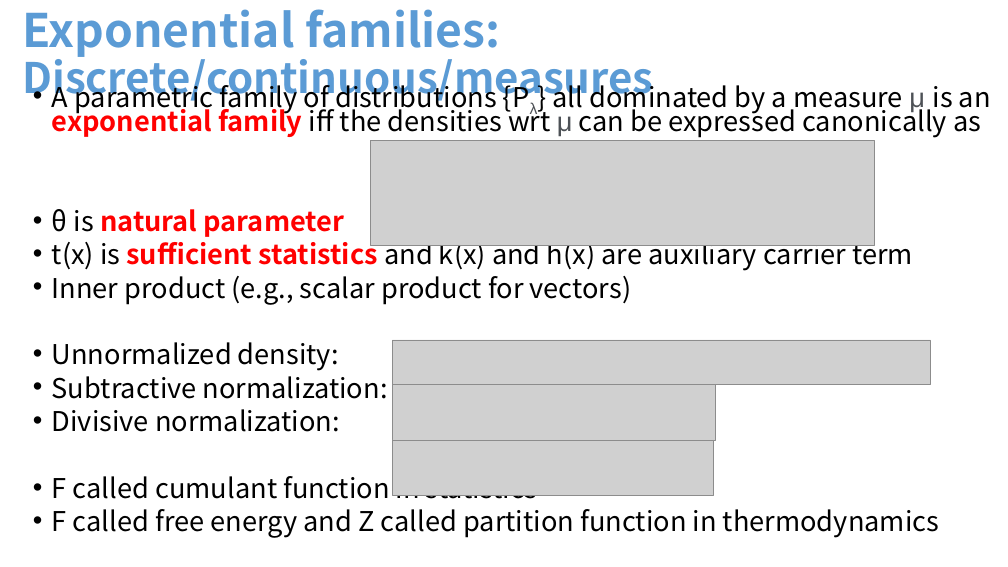
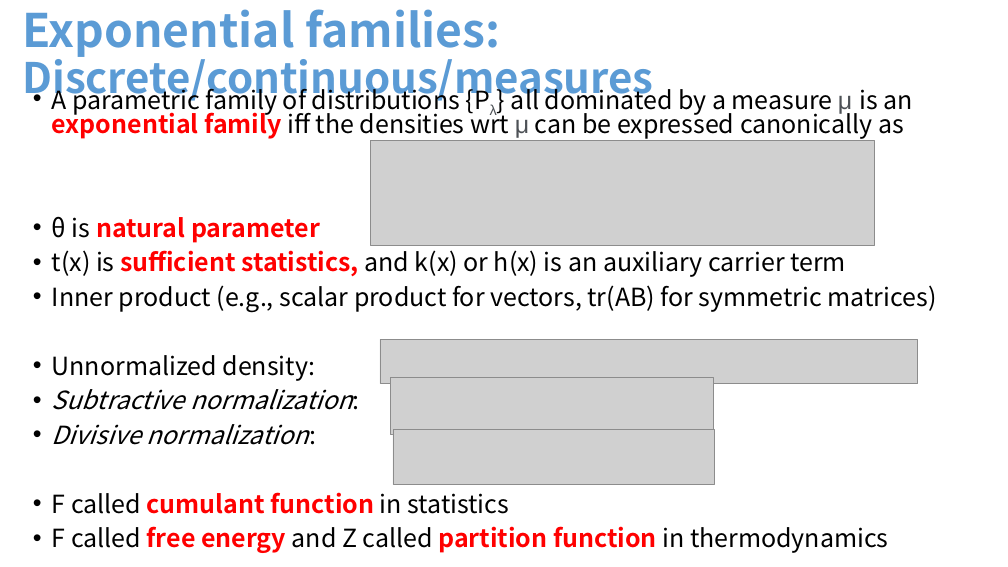
Before and after one commit to FrankNielsen/FrankNielsen.github.io, a slide deck: slide 5 of PPTX/DivergencesComparativeConvexity-FrankNIELSEN.pptx (slide 4 before the commit). Drawn at 1008x567 pixels with LibreOffice and Linux fonts; fonts in the diff are those of the drawing; grey boxes stand for pictures. Boxes give left, top, right and bottom in pixels: in the first picture for what was removed or moved away, otherwise in the second. Text is boxed around its words. In the diff, an @@ line names an element or a change of style, - is before the commit and + after.

```diff
--- a/PPTX/DivergencesComparativeConvexity-FrankNIELSEN.pptx
+++ b/PPTX/DivergencesComparativeConvexity-FrankNIELSEN.pptx
@@ text at [52,83,912,553]: size 25.9 to 23.8 pt in "A parametric family of distributions {Pλ} all ...", "θ is natural parameter", "Unnormalized density:", "Subtractive normalization:" and 3 more places; italic on in "Subtractive normalization:", "Divisive normalization:"; text colour #000000 to #FF0000, bold on in "cumulant function", "free energy partition function"; line spacing 0.7 to 0.8 @@
@@ text at [52,250,937,312]: text changed; size 25.9 to 23.8 pt @@
-• t(x) is sufficient statistics and k(x) and h(x) are auxiliary carrier term
-• Inner product (e.g., scalar product for vectors)
+• t(x) is sufficient statistics, and k(x) or h(x) is an auxiliary carrier term
+• Inner product (e.g., scalar product for vectors, tr(AB) for symmetric matrices)
@@ picture: place and size @@
-picture at [392,340,930,384]
+picture at [380,340,918,383]
@@ picture: place and size @@
-picture at [392,384,715,441]
+picture at [391,378,714,435]
@@ picture: place and size @@
-picture at [392,440,714,495]
+picture at [393,430,715,485]
```
Also in this commit, not shown: 27 other slides changed, 8 slides added, 4 other files.
